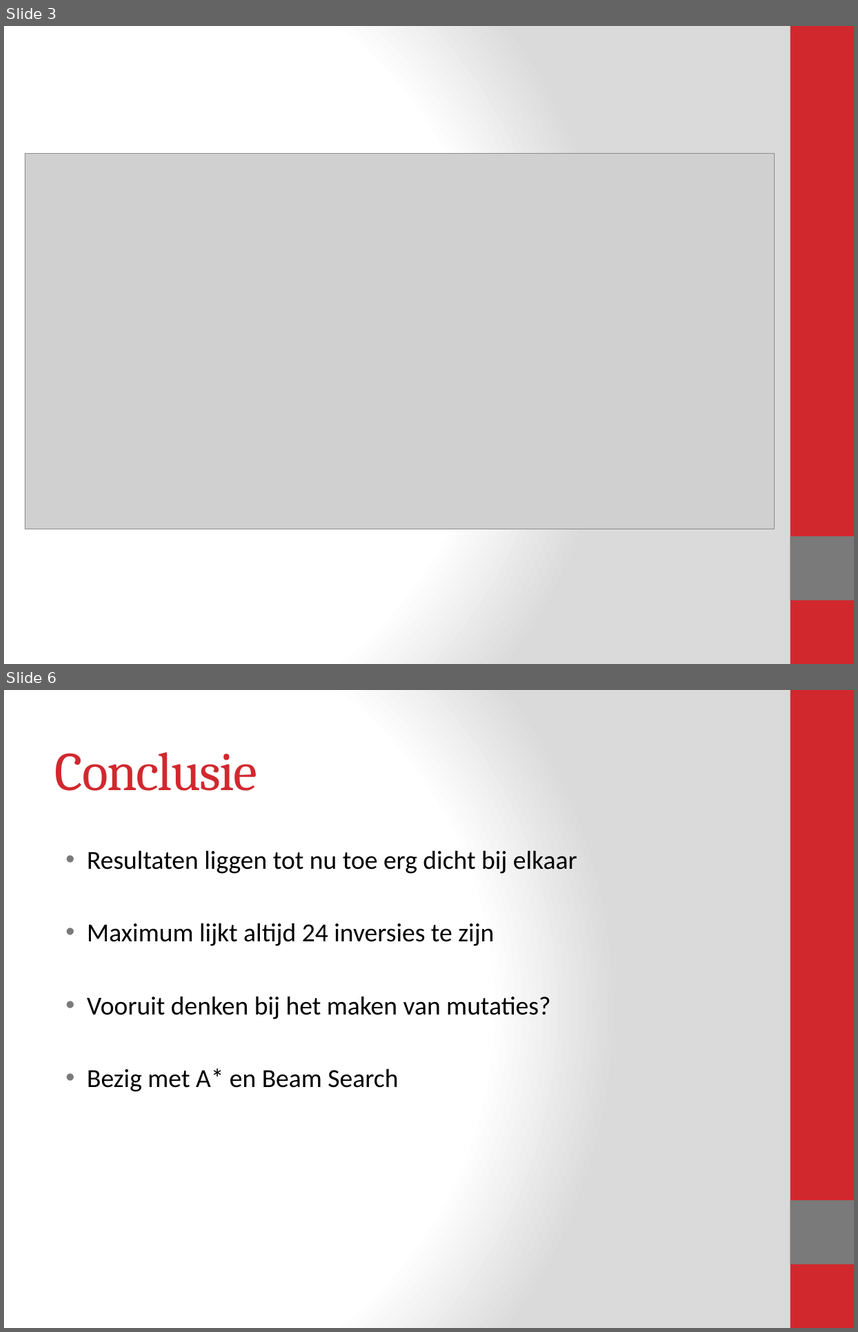
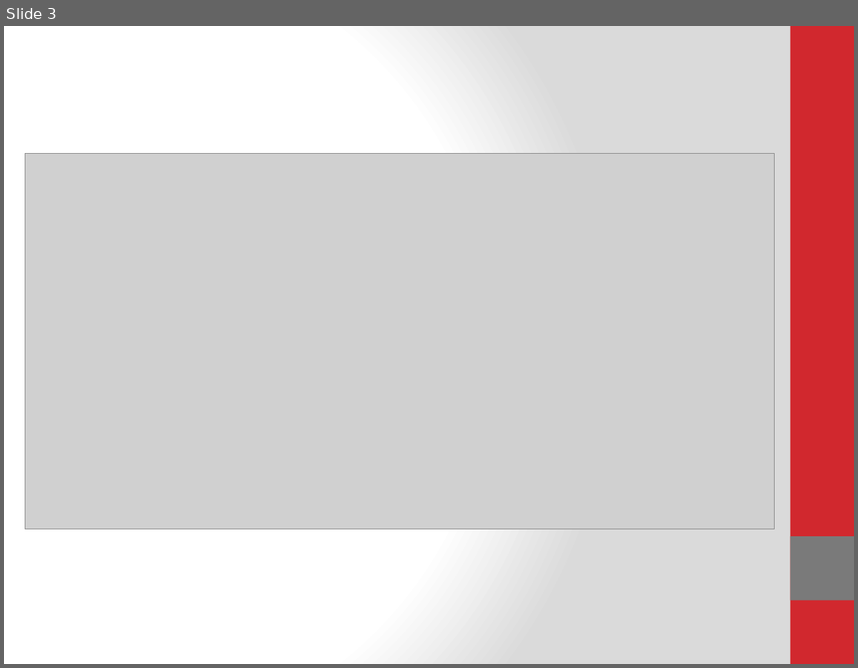
Before and after one commit to Blomr/Fruitvliegen, a slide deck: Fruitvliegen_Presentatie.pptx. Shown one above the other, each under a label of ours: slides 3 and 6 before the commit, slide 3 after it; the slides between them are not shown. The pictures are 858x1332 and 858x668 pixels, drawn with LibreOffice and Linux fonts; fonts in the diff are those of the drawing; grey boxes stand for pictures. Boxes give left, top, right and bottom in pixels: in the first picture for what was removed or moved away, otherwise in the second. Text is boxed around its words. In the diff, an @@ line names an element or a change of style, - is before the commit and + after.

```diff
--- a/Fruitvliegen_Presentatie.pptx
+++ b/Fruitvliegen_Presentatie.pptx
@@ slide 6 removed at bbox=[4, 690, 854, 1328], background gradient #FFFFFF to #DADADA; not listed: 2 template elements that a slide beside it also shows @@
@@ title removed at bbox=[55, 752, 258, 791] @@
-Conclusie
@@ text removed at bbox=[87, 851, 577, 1092] @@
-• Resultaten liggen tot nu toe erg dicht bij elkaar
-• Maximum lijkt altijd 24 inversies te zijn
-• Vooruit denken bij het maken van mutaties?
-• Bezig met A* en Beam Search
```
Also in this commit, not shown: 2 slides changed, 8 slides added, 1 other slide removed.
